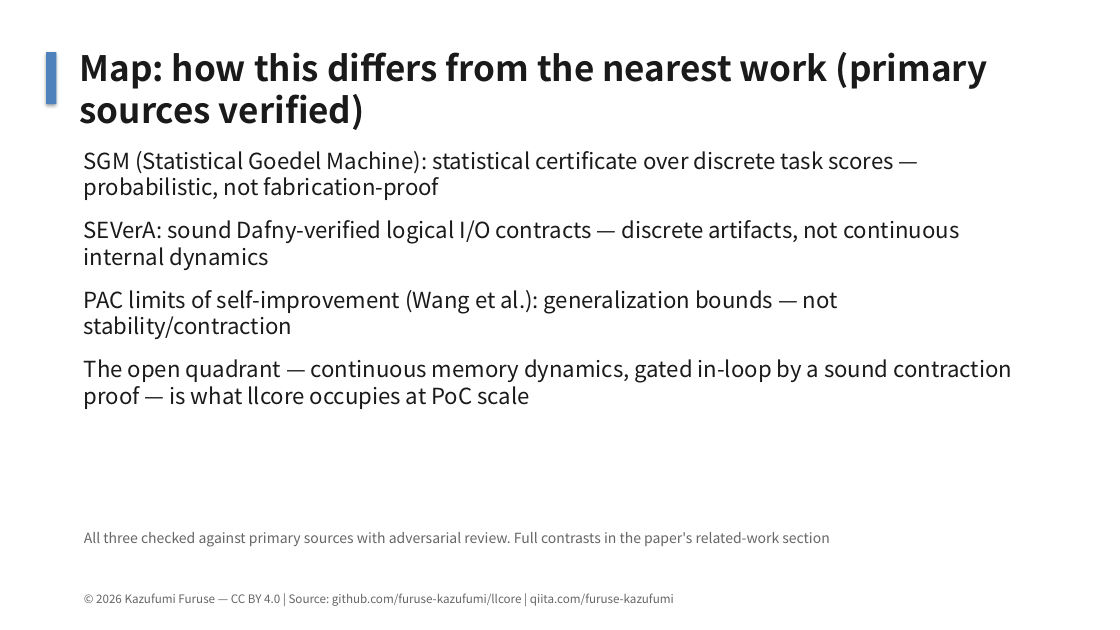
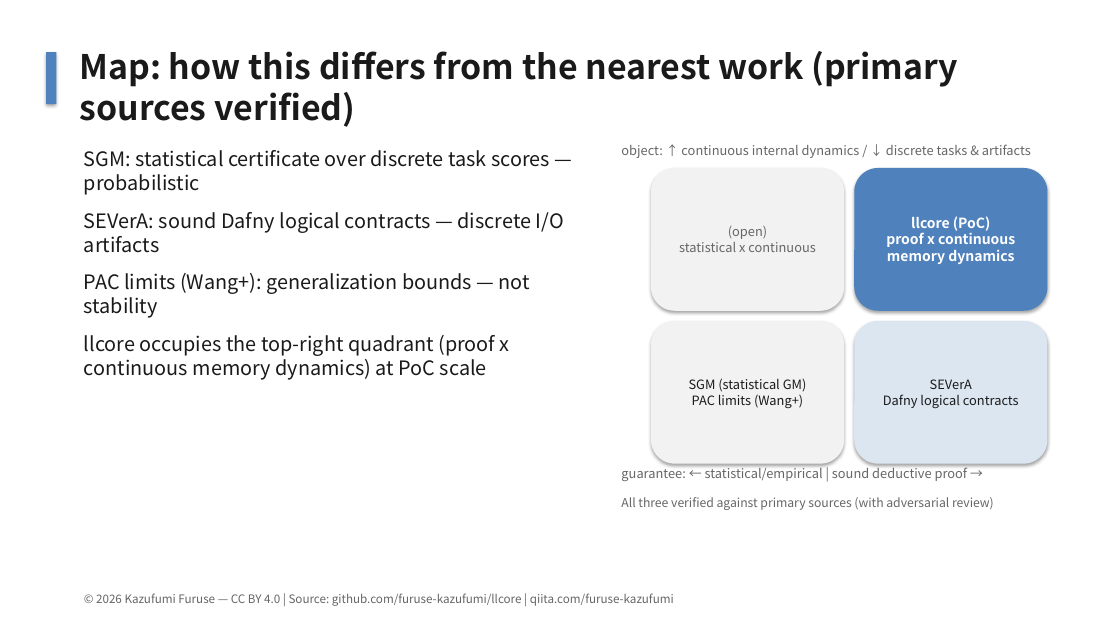
Before and after one commit to furuse-kazufumi/llcore, a slide deck: slide 9 of slides/llcore_findings_2026_en.pptx. Drawn at 1120x630 pixels with LibreOffice and Linux fonts; fonts in the diff are those of the drawing. Boxes give left, top, right and bottom in pixels: in the first picture for what was removed or moved away, otherwise in the second. Text is boxed around its words. In the diff, an @@ line names an element or a change of style, - is before the commit and + after.

```diff
--- a/slides/llcore_findings_2026_en.pptx
+++ b/slides/llcore_findings_2026_en.pptx
@@ text "Map: how this differs from ..." at box(80, 51, 958, 127): size 30 to 29 pt @@
@@ text added at box(621, 144, 1031, 158), 11 pt, text #666666 @@
+object: ↑ continuous internal dynamics / ↓ discrete tasks & artifacts
@@ text at box(84, 150, 564, 380): text changed; size 19 to 17 pt @@
-SGM (Statistical Goedel Machine): statistical certificate over discrete task scores — probabilistic, not fabrication-proof
-SEVerA: sound Dafny-verified logical I/O contracts — discrete artifacts, not continuous internal dynamics
-PAC limits of self-improvement (Wang et al.): generalization bounds — not stability/contraction
-The open quadrant — continuous memory dynamics, gated in-loop by a sound contraction proof — is what llcore occupies at PoC scale
+SGM: statistical certificate over discrete task scores — probabilistic
+SEVerA: sound Dafny logical contracts — discrete I/O artifacts
+PAC limits (Wang+): generalization bounds — not stability
+llcore occupies the top-right quadrant (proof x continuous memory dynamics) at PoC scale
@@ rounded rectangle added at box(651, 168, 844, 311), fill #F2F2F2, 11 pt, text #666666 @@
+(open)
+statistical x continuous
@@ rounded rectangle added at box(854, 168, 1048, 311), fill #4F81BD, 12 pt, text #FFFFFF, bold @@
+llcore (PoC)
+proof x continuous memory dynamics
@@ rounded rectangle added at box(651, 321, 844, 464), fill #F2F2F2, 11 pt, text #1A1A1A @@
+SGM (statistical GM)
+PAC limits (Wang+)
@@ rounded rectangle added at box(854, 321, 1048, 464), fill #DCE6F1, 11 pt, text #1A1A1A @@
+SEVerA
+Dafny logical contracts
@@ text added at box(621, 465, 968, 481), 11 pt, text #666666 @@
+guarantee: ← statistical/empirical | sound deductive proof →
@@ text at box(621, 497, 994, 510): text changed; size 12 to 10.5 pt @@
-All three checked against primary sources with adversarial review. Full contrasts in the paper's related-work section
+All three verified against primary sources (with adversarial review)
```
Also in this commit, not shown: 9 other slides changed, 2 other files.
